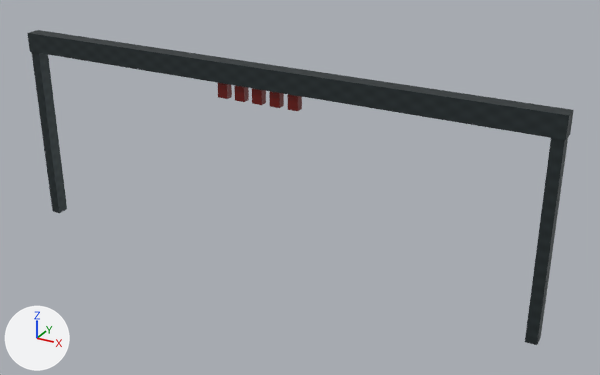
Before and after pictures for a commit that changed the glTF model public/assets/models/circuits/kits/start-gantry-lod.glb.
Before and after are seen from a 50 mm lens placed at (12.2, -19.71, 12.84), pointed at (1.17, 0.34, 2.82). The axes (+X, +Y, +Z) are drawn at lower left. The lights are the same throughout. The older version comes first. Where no turn or scale is listed for an object, it has been applied to the vertices. Vertices at exactly the same position are counted once.

In view in the first picture: 'lamp-1', 'lamp-2', 'lamp-3', 'lamp-4', 'lamp-5', 'start-light-gantry_0'.
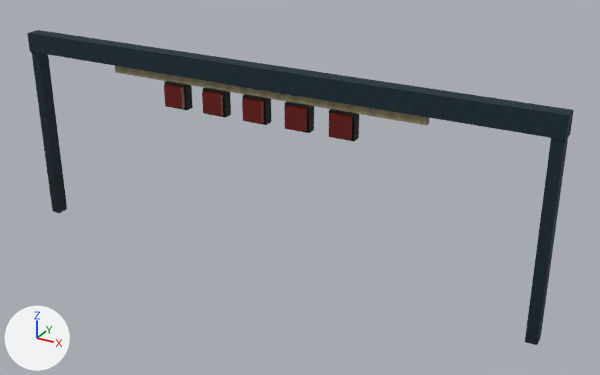
What differs and where, as boxes [x1, y1, x2, y2] in the pictures (600 x 375 px):
'start-light-gantry_0', recoloured
    both: [30, 30, 574, 345]
'gantry-series-banner', added
    after: [115, 66, 429, 125]
'lamp-5', moved, rescaled
    before: [287, 94, 302, 111]
    after: [329, 113, 352, 140]
'lamp-4', moved, rescaled (50% wider, 56% taller)
    before: [269, 91, 284, 108]
    after: [284, 105, 307, 132]
'lamp-2', moved, rescaled
    before: [234, 86, 249, 102]
    after: [202, 91, 223, 116]
'lamp-3', moved, rescaled
    before: [252, 89, 266, 105]
    after: [242, 98, 264, 124]
'lamp-1', moved, rescaled
    before: [217, 83, 232, 99]
    after: [164, 84, 185, 109]
'lamp-housing-5', added
    after: [329, 109, 359, 141]
'lamp-housing-4', added
    after: [285, 101, 314, 133]
'lamp-housing-2', added
    after: [202, 88, 231, 118]
'lamp-housing-1', added
    after: [164, 81, 193, 110]
'lamp-housing-3', added
    after: [242, 94, 271, 125]

What changed in the scene script:
```text
Add mat_round_two_gantry_weathered_blue:
    mat_round_two_gantry_weathered_blue = bpy.data.materials.new('round-two-gantry-weathered-blue')
    # uses the picture img_round_two_gantry_weathered_blue_baked_surface
Add mat_round_two_gantry_faded_banner:
    mat_round_two_gantry_faded_banner = bpy.data.materials.new('round-two-gantry-faded-banner')
    # uses the picture img_round_two_gantry_faded_banner_baked_surface
Add mat_round_two_gantry_lamp_housing:
    mat_round_two_gantry_lamp_housing = bpy.data.materials.new('round-two-gantry-lamp-housing')
    # uses the picture img_round_two_gantry_lamp_housing_baked_surface
Change me_start_light_gantry_0_001:
    where me_start_light_gantry_0_001.from_pydata(...)  # 24 vertices, 36 faces; spans x -8.8..8.8, y -0.2..0.2, z 0.0..6.5
    remove me_start_light_gantry_0_001.materials.append(mat_p4_worn_steel_0)  # picture img_p4_steel_baked_grain
    me_start_light_gantry_0_001 part 1: vertex colours changed
    add me_start_light_gantry_0_001.materials.append(mat_round_two_gantry_weathered_blue)
Change me_start_light_gantry_1_001:
    remove me_start_light_gantry_1_001.from_pydata(...)  # 8 vertices, 12 faces; spans x -0.164..0.164, y -0.12..0.12, z -0.219..0.219
    add me_start_light_gantry_1_001.from_pydata(...)  # 8 vertices, 12 faces; spans x -0.32..0.32, y -0.09..0.09, z -0.32..0.32
    me_start_light_gantry_1_001 part 2: the whole mesh is scaled about its middle by (1.95, 0.751, 1.46)
Change me_start_light_gantry_1_002:
    remove me_start_light_gantry_1_002.from_pydata(...)  # 8 vertices, 12 faces; spans x -0.164..0.164, y -0.12..0.12, z -0.219..0.219
    add me_start_light_gantry_1_002.from_pydata(...)  # 8 vertices, 12 faces; spans x -0.32..0.32, y -0.09..0.09, z -0.32..0.32
    me_start_light_gantry_1_002 part 3: the whole mesh is scaled about its middle by (1.95, 0.751, 1.46)
Change me_start_light_gantry_1_003:
    remove me_start_light_gantry_1_003.from_pydata(...)  # 8 vertices, 12 faces; spans x -0.164..0.164, y -0.12..0.12, z -0.219..0.219
    add me_start_light_gantry_1_003.from_pydata(...)  # 8 vertices, 12 faces; spans x -0.32..0.32, y -0.09..0.09, z -0.32..0.32
    me_start_light_gantry_1_003 part 4: the whole mesh is scaled about its middle by (1.95, 0.751, 1.46)
Change me_start_light_gantry_1_004:
    remove me_start_light_gantry_1_004.from_pydata(...)  # 8 vertices, 12 faces; spans x -0.164..0.164, y -0.12..0.12, z -0.219..0.219
    add me_start_light_gantry_1_004.from_pydata(...)  # 8 vertices, 12 faces; spans x -0.32..0.32, y -0.09..0.09, z -0.32..0.32
    me_start_light_gantry_1_004 part 5: the whole mesh is scaled about its middle by (1.95, 0.751, 1.46)
Change me_start_light_gantry_1_005:
    remove me_start_light_gantry_1_005.from_pydata(...)  # 8 vertices, 12 faces; spans x -0.164..0.164, y -0.12..0.12, z -0.219..0.219
    add me_start_light_gantry_1_005.from_pydata(...)  # 8 vertices, 12 faces; spans x -0.32..0.32, y -0.09..0.09, z -0.32..0.32
    me_start_light_gantry_1_005 part 6: the whole mesh is scaled about its middle by (1.95, 0.751, 1.46)
Change ob_lamp_1:
    ob_lamp_1.location: (-1.18, 0.0, 5.59) -> (-2.8, -0.31, 5.24)
Change ob_lamp_2:
    ob_lamp_2.location: (-0.59, 0.0, 5.59) -> (-1.4, -0.31, 5.24)
Change ob_lamp_3:
    ob_lamp_3.location: (0.0, 0.0, 5.59) -> (0.0, -0.31, 5.24)
Change ob_lamp_4:
    ob_lamp_4.location: (0.59, 0.0, 5.59) -> (1.4, -0.31, 5.24)
Change ob_lamp_5:
    ob_lamp_5.location: (1.18, 0.0, 5.59) -> (2.8, -0.31, 5.24)
Add ob_gantry_series_banner:
    ob_gantry_series_banner = bpy.data.objects.new('gantry-series-banner', me_cube_005)  # a box spanning x -5.2..5.2, y -0.15..0.03, z 5.62..6.42
    ob_gantry_series_banner.location = (0.0, 0.0, 0.0)
Add ob_lamp_housing_5:
    ob_lamp_housing_5 = bpy.data.objects.new('lamp-housing-5', me_cube_004)  # a box spanning x 2.41..3.19, y -0.27..0.03, z 4.85..5.63
    ob_lamp_housing_5.location = (0.0, 0.0, 0.0)
Add ob_lamp_housing_4:
    ob_lamp_housing_4 = bpy.data.objects.new('lamp-housing-4', me_cube_003)  # a box spanning x 1.01..1.79, y -0.27..0.03, z 4.85..5.63
    ob_lamp_housing_4.location = (0.0, 0.0, 0.0)
Add ob_lamp_housing_3:
    ob_lamp_housing_3 = bpy.data.objects.new('lamp-housing-3', me_cube_002)  # a box spanning x -0.39..0.39, y -0.27..0.03, z 4.85..5.63
    ob_lamp_housing_3.location = (0.0, 0.0, 0.0)
Add ob_lamp_housing_2:
    ob_lamp_housing_2 = bpy.data.objects.new('lamp-housing-2', me_cube_001)  # a box spanning x -1.79..-1.01, y -0.27..0.03, z 4.85..5.63
    ob_lamp_housing_2.location = (0.0, 0.0, 0.0)
Add ob_lamp_housing_1:
    ob_lamp_housing_1 = bpy.data.objects.new('lamp-housing-1', me_cube)  # a box spanning x -3.19..-2.41, y -0.27..0.03, z 4.85..5.63
    ob_lamp_housing_1.location = (0.0, 0.0, 0.0)
```
